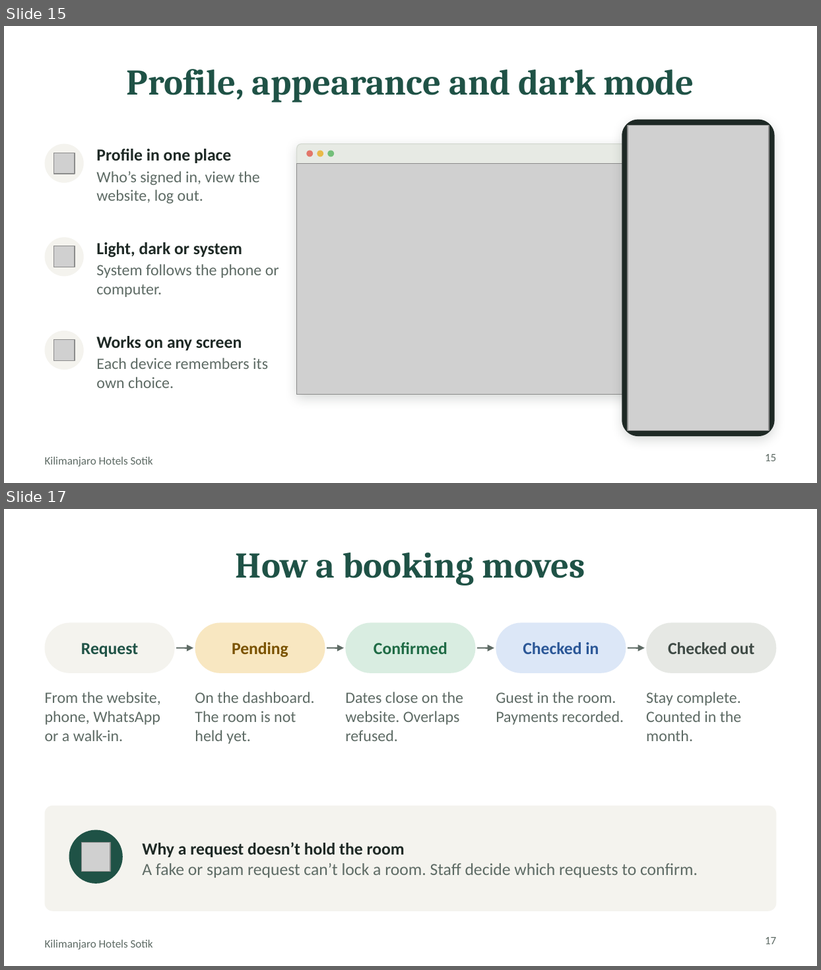
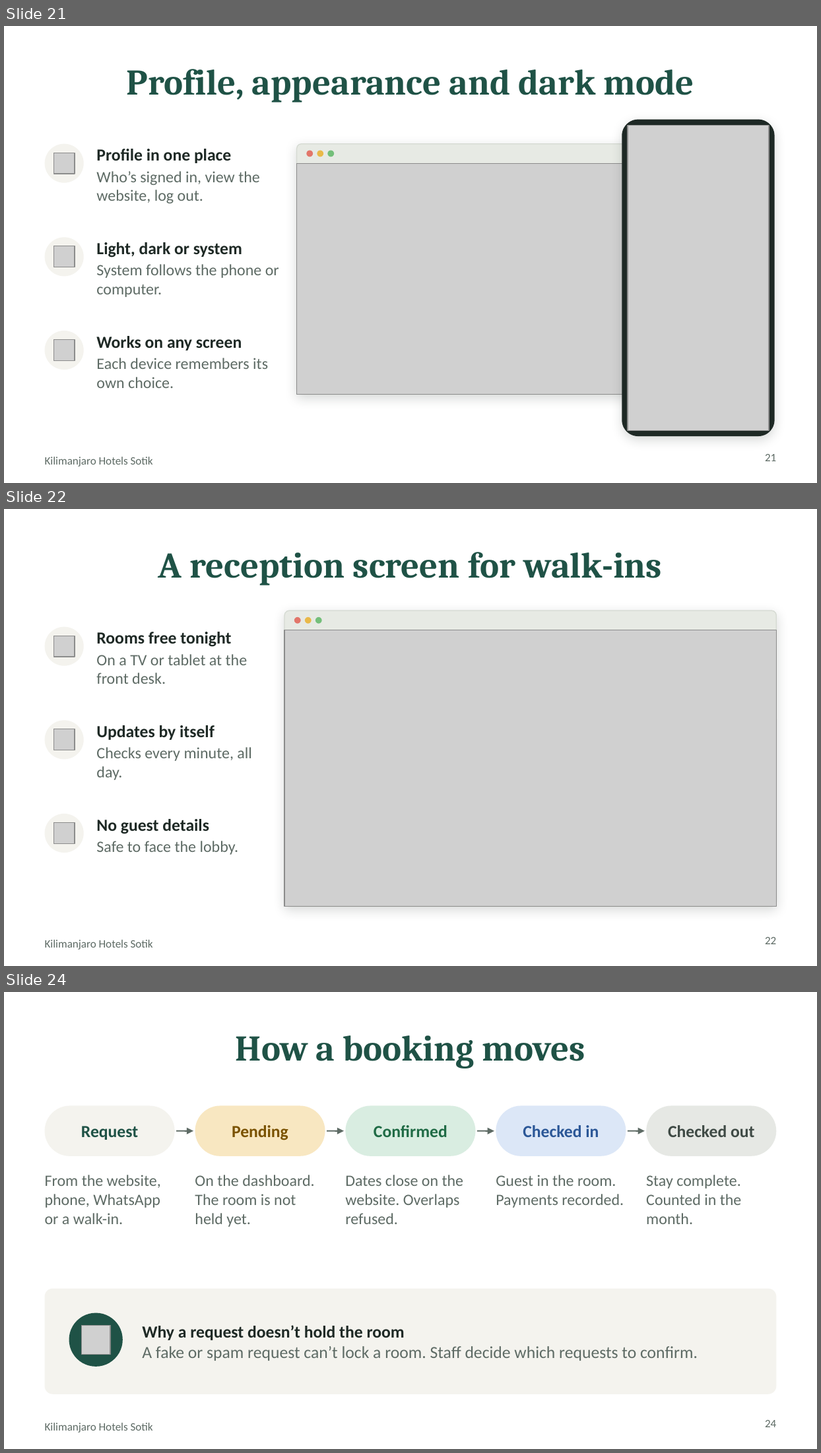
Before and after one commit to hillarymutaik/kilimanjaro-hotels-sotik, a slide deck: presentation/Kilimanjaro Hotels Sotik Pitch-Deck.pptx. Shown one above the other, each under a label of ours: slides 15 and 17 before the commit, slides 21, 22 and 24 after it; the slides between them are not shown. The pictures are 821x970 and 821x1453 pixels, drawn with LibreOffice and Linux fonts; fonts in the diff are those of the drawing; grey boxes stand for pictures. Boxes give left, top, right and bottom in pixels: in the first picture for what was removed or moved away, otherwise in the second. Text is boxed around its words. In the diff, an @@ line names an element or a change of style, - is before the commit and + after.

```diff
--- a/presentation/Kilimanjaro Hotels Sotik Pitch-Deck.pptx
+++ b/presentation/Kilimanjaro Hotels Sotik Pitch-Deck.pptx
@@ slide 22 added at (4,509,817,966), background #FFFFFF; not listed: 1 template element that a slide beside it also shows @@
@@ title added at (158,552,662,586), 32 pt, text #1F5246, bold @@
+A reception screen for walk-ins
@@ ellipse added at (45,627,84,666), fill #F4F3EE @@
@@ rounded rectangle added at (284,611,776,906), fill #E7EAE4, outline #D5DAD2 0.75 pt @@
@@ ellipse added at (294,617,301,624), fill #E2766A @@
@@ ellipse added at (305,617,312,624), fill #E9B949 @@
@@ ellipse added at (316,617,322,624), fill #74BF7A @@
@@ picture added at (54,636,75,657) @@
@@ text added at (96,632,231,647), 15 pt, text #1E2925, bold @@
+Rooms free tonight
@@ picture added at (284,630,776,906) @@
@@ text added at (96,654,248,684), 14 pt, text #5E6B65 @@
+On a TV or tablet at the front desk.
@@ ellipse added at (45,720,84,759), fill #F4F3EE @@
@@ text added at (96,725,215,740), 15 pt, text #1E2925, bold @@
+Updates by itself
@@ picture added at (54,729,75,751) @@
@@ text added at (96,747,252,780), 14 pt, text #5E6B65 @@
+Checks every minute, all day.
@@ ellipse added at (45,814,84,853), fill #F4F3EE @@
@@ picture added at (54,823,75,844) @@
@@ text added at (96,819,209,834), 15 pt, text #1E2925, bold @@
+No guest details
@@ text added at (96,841,239,855), 14 pt, text #5E6B65 @@
+Safe to face the lobby.
@@ page number added at (765,937,776,945), 10 pt, text #5E6B65 @@
+22
@@ what was slide 15 is now slide 21 @@
@@ page number at (765,454,776,462): text changed @@
-15
+21
@@ what was slide 17 is now slide 24 @@
@@ page number at (765,1420,776,1428): text changed @@
-17
+24
```
Also in this commit, not shown: 5 slides changed, 6 other slides added.
